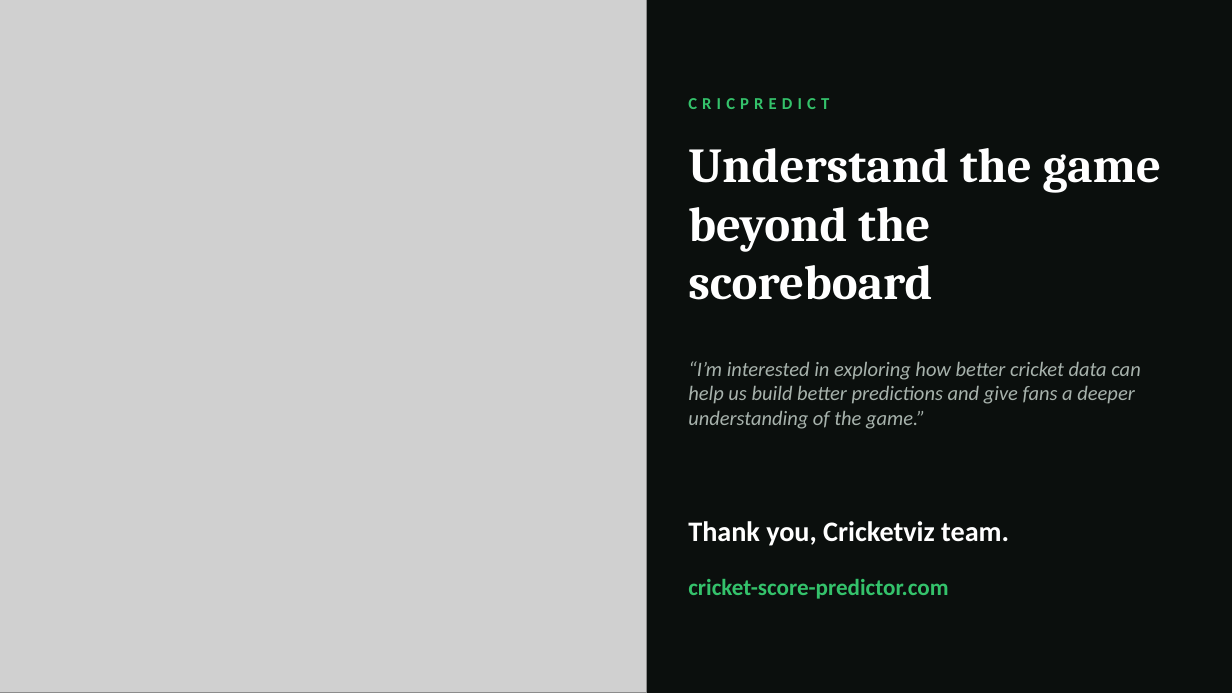
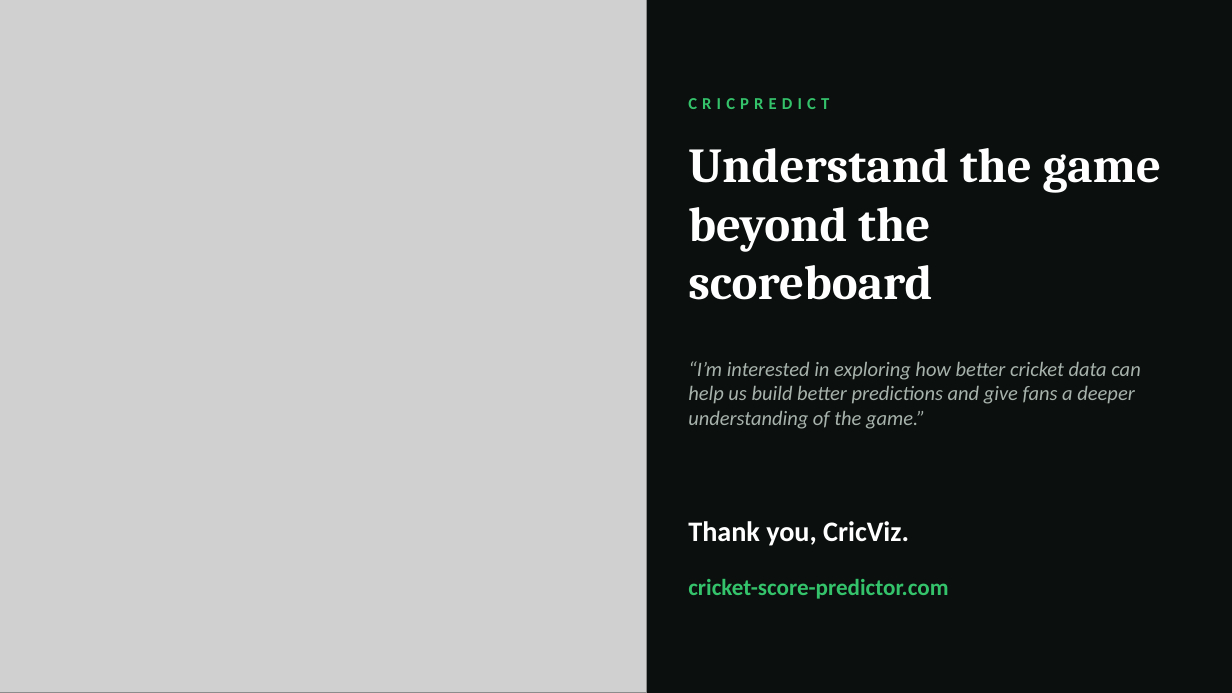
Before and after one commit to econsmaestro/cricket-score-predictor, a slide deck: slide 13 of presentation/CricPredict_Cricketviz.pptx. Drawn at 1232x693 pixels with LibreOffice and Linux fonts; fonts in the diff are those of the drawing; grey boxes stand for pictures. Boxes give left, top, right and bottom in pixels: in the first picture for what was removed or moved away, otherwise in the second. Text is boxed around its words. In the diff, an @@ line names an element or a change of style, - is before the commit and + after.

```diff
--- a/presentation/CricPredict_Cricketviz.pptx
+++ b/presentation/CricPredict_Cricketviz.pptx
@@ text at box(688, 521, 909, 546): text changed @@
-Thank you, Cricketviz team.
+Thank you, CricViz.
```
Also in this commit, not shown: 2 other files.
